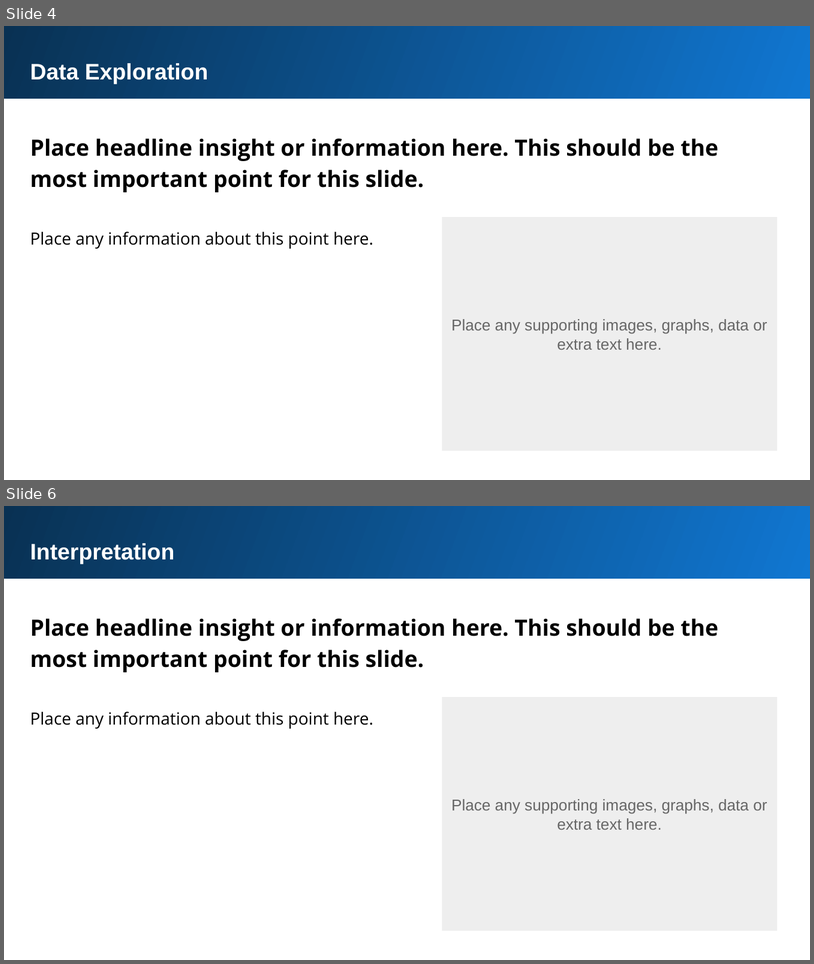
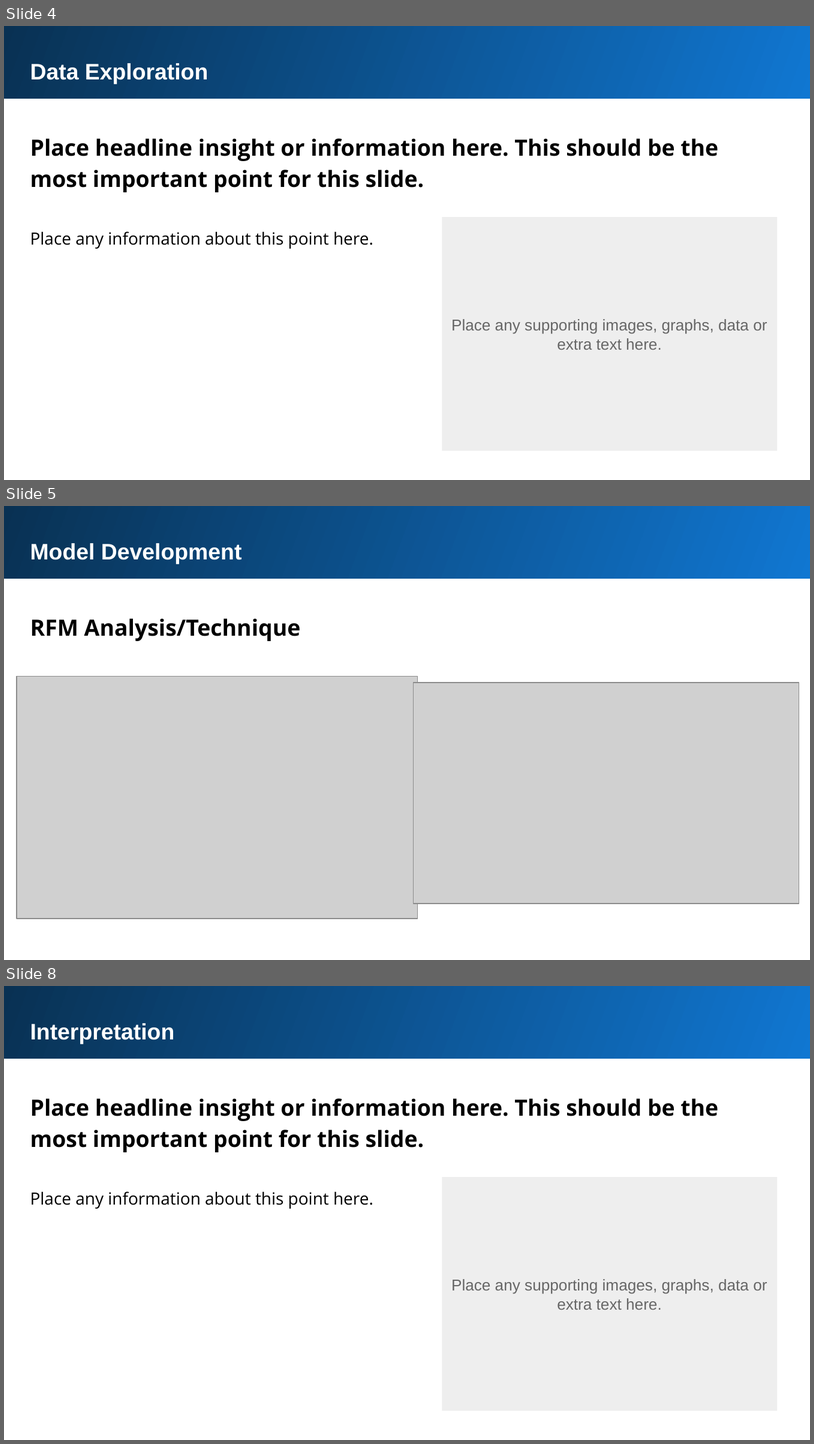
Before and after one commit to npradaschnor/KPMG-Virtual-Internship, a slide deck: Task 2 - Data Insights/Module_2_Template_slide.pptx. Shown one above the other, each under a label of ours: slides 4 and 6 before the commit, slides 4, 5 and 8 after it; the slides between them are not shown. The pictures are 814x964 and 814x1444 pixels, drawn with LibreOffice and Linux fonts; fonts in the diff are those of the drawing; grey boxes stand for pictures. Boxes give left, top, right and bottom in pixels: in the first picture for what was removed or moved away, otherwise in the second. Text is boxed around its words. In the diff, an @@ line names an element or a change of style, - is before the commit and + after.

```diff
--- a/Task 2 - Data Insights/Module_2_Template_slide.pptx
+++ b/Task 2 - Data Insights/Module_2_Template_slide.pptx
@@ slide 5 added at box(4, 506, 810, 960), background #FFFFFF @@
@@ rectangle added at box(4, 506, 810, 579), fill gradient #1077D2 to #093153 @@
@@ text added at box(30, 543, 242, 564), 20 pt, text #FFFFFF, bold @@
+Model Development
@@ text added at box(30, 618, 301, 641), 20 pt, text #000000, bold @@
+RFM Analysis/Technique
@@ picture added at box(17, 676, 417, 918) @@
@@ picture added at box(414, 682, 799, 904) @@
@@ what was slide 6 is now slide 8 @@
```
Also in this commit, not shown: 1 slide changed, 3 other slides added, 3 slides removed, 1 other file.
